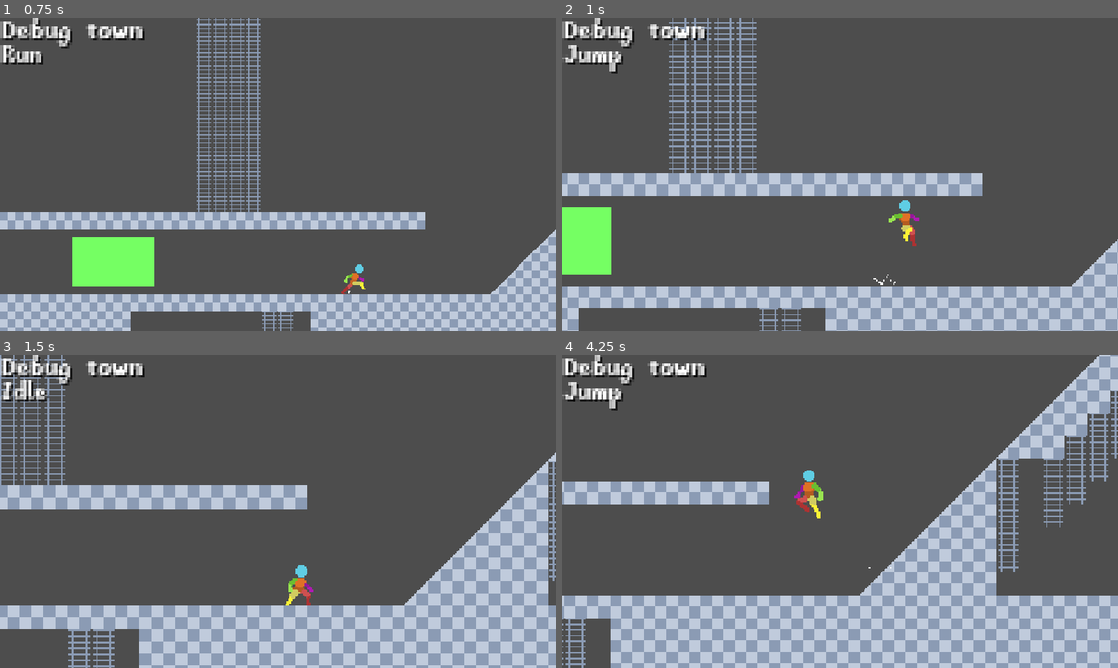
Above: before the commit, frames 1-4 (two rows, left to right).
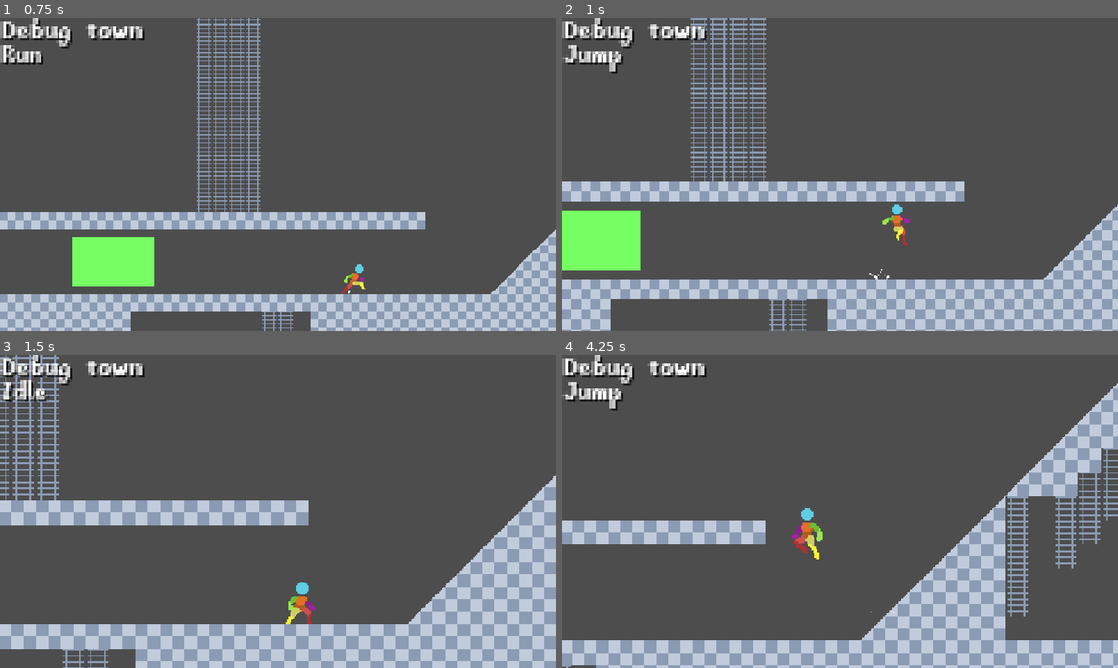
Above: after the commit, the same moments.

Repository: Kaasijs/Urbanized
Game: Godot game, scene res://scene/Test.tscn
Two runs of this game, one before a commit and one after it. Both use one fixed random seed, a clock stepped at 60 frames per second and the inputs below.
Inputs (mouse positions are in pixels of both pictures, inside the frame that each line leads up to):
- Up to frame 1 (0.75 s): tap Enter (ui_accept) at 0.5 s; move the mouse to (400, 158) at 0.52 s; hold D (Right_0) from 0.53 s (still down); hold F from 0.53 s (still down); click (400, 158) at 0.67 s
- Up to frame 2 (1 s): keep holding D (Right_0); keep holding F; tap Space (Jump_0) at 0.77 s
- Up to frame 3 (1.5 s): release D (Right_0) at 1.25 s; release F at 1.25 s; drag from (166, 527) to (350, 561) at 1.27 s
- Up to frame 4 (4.25 s): move the mouse to (895, 442) at 2.02 s; hold D (Right_0) 2.03-2.75 s; hold F 2.03-2.75 s; drag from (812, 574) to (673, 464) at 2.77 s; move the mouse to (1006, 558) at 3.52 s; hold A (Left_0) from 3.53 s (still down); hold F from 3.53 s (still down); tap Space (Jump_0) at 3.77 s

Frame 1 is identical in both runs. In frame 2, 20% of the frame differs, in the area x 0-100%, y 0-100%; in frame 3, 25%; in frame 4, 35%.

Commit message:
Commitment

Diff:
--- a/project.godot
+++ b/project.godot
@@ -13,7 +13,7 @@
 config/name="SuperFancyFast"
 run/main_scene="res://scene/Test.tscn"
 config/features=PackedStringArray("4.4", "Forward Plus")
-run/max_fps=60
+run/max_fps=120
 config/icon="res://icon.svg"
 
 [autoload]
@@ -23,6 +23,7 @@
 [display]
 
 window/stretch/mode="canvas_items"
+window/vsync/vsync_mode=0
 
 [dotnet]
 
--- a/scene/DefualtChar.gd
+++ b/scene/DefualtChar.gd
@@ -34,6 +34,9 @@
 
 var SlopeMomentum:float
 var SlopeInitVelocity:float
+var initSlop:bool = false
+
+var previeus_velocity:Vector2 = Vector2.ZERO
 
 func _physics_process(delta) -> void:
 	#RESET FLOOR SNAP. SEE Slope fix for why
@@ -42,6 +45,20 @@
 	#Get Slop normal angel
 	var SlopNormal = rad_to_deg(get_floor_normal().angle())+90
 	var IsOnSlop:bool = abs(SlopNormal) > 42 and abs(SlopNormal) < 47
+
+	#Slop direction fix
+	if IsOnSlop:
+		if Input.is_action_pressed("Down"+"_"+str(PlayerIndex)):
+
+			if SlopNormal > 0:
+				direction = 1
+
+				if initSlop:
+					velocity.x = velocity.x * -1
+					previeus_velocity.x = previeus_velocity.x *-1
+
+			else:
+				direction = -1
 
 	#handle movement/deceleration.
 	if not Cooldown > 0:
@@ -74,32 +91,28 @@
 	if not is_on_floor():
 		velocity += get_gravity() * delta
 
-	#Slope fix :)
+	#Slope Handeling
 	if IsOnSlop:
 		if Input.is_action_pressed("Down"+"_"+str(PlayerIndex)):
-
-			if SlopNormal > 0:
-				direction = 1
-			else:
-				direction = -1
-
 			#Have you slowed down?
-			if (direction > 0 and velocity.x > 5) or (direction < 0 and velocity.x < 5) or velocity.y > 300:
+			if (direction > 0 and velocity.x > 10) or (direction < 0 and velocity.x < 10) or velocity.y > 300:
 				if abs(velocity.x) > 800.0:
 					print("STYLE POINTS")
 
-				if SlopeMomentum == 0.0911:
-					SlopeMomentum += clamp(abs(velocity.y/660) ,0,9990.7)
-
-					var prevelocity:Vector2 = velocity
-
-					velocity.x += abs(prevelocity.y)*direction * 1.1
-					velocity.y += abs(prevelocity.x)*1
+				if initSlop == false:
+					initSlop = true
+
+					velocity = previeus_velocity
+
+					SlopeMomentum += abs(previeus_velocity.y/420) + abs(previeus_velocity.x/620)
+					print("init: " + str(SlopeMomentum))
+
+					velocity.x += abs(previeus_velocity.y)*direction * 4
+					velocity.y += abs(previeus_velocity.y)*4
 				else:
-					var prevelocity:Vector2 = velocity
-
-					velocity.x += ( SlopeInitVelocity + abs(prevelocity.x) *SlopeMomentum*0.1 )*direction
-					velocity.y += abs(prevelocity.x) + SlopeInitVelocity
+
+					velocity.x += ( SlopeInitVelocity + abs(previeus_velocity.x) *(1+SlopeMomentum)*0.023 )*direction
+					velocity.y += abs(previeus_velocity.x) + SlopeInitVelocity
 					pass
 
 				SlopeMomentum = lerpf(SlopeMomentum, 0.4, delta*0.3)
@@ -115,6 +128,7 @@
 					floor_snap_length = 9999
 					apply_floor_snap()
 			else:
+				initSlop = false
 				velocity.x = lerpf(velocity.x, 0 , delta * 11)
 	else:
 		SlopeMomentum = 0.0911
@@ -132,6 +146,8 @@
 	elif direction < -0.1:
 		VisualNode.scale.x = -2
 
+	previeus_velocity = velocity
+
 func _on_damage_dealt(DealtDamage:float,Agressor):
 	print(str(self) + "	" + str(DealtDamage) + "	Damage by	" + str(Agressor))
 
@@ -151,7 +167,7 @@
 	DebugLabelAnimation.text = VisualNode.animation
 
 func _Ghost_controle(delta) -> void:
-	$Ghost.global_position = lerp($Ghost.global_position,self.global_position+Vector2(2*velocity.x,-0.5*velocity.y),2*delta)
+	$Ghost.global_position = lerp($Ghost.global_position,self.global_position+Vector2(2*velocity.x,1.2*velocity.y),2*delta)
 
 #Fighting/Doge shit
 var Cooldown:float
--- a/scene/Test.tscn
+++ b/scene/Test.tscn
@@ -100,8 +100,10 @@
 shape = SubResource("RectangleShape2D_b88cj")
 
 [node name="Camera2D" type="Camera2D" parent="."]
+physics_interpolation_mode = 1
 position = Vector2(234, 216)
 zoom = Vector2(0.743119, 0.743119)
+process_callback = 0
 
 [node name="PhantomCameraHost" type="Node" parent="Camera2D"]
 process_priority = 300
